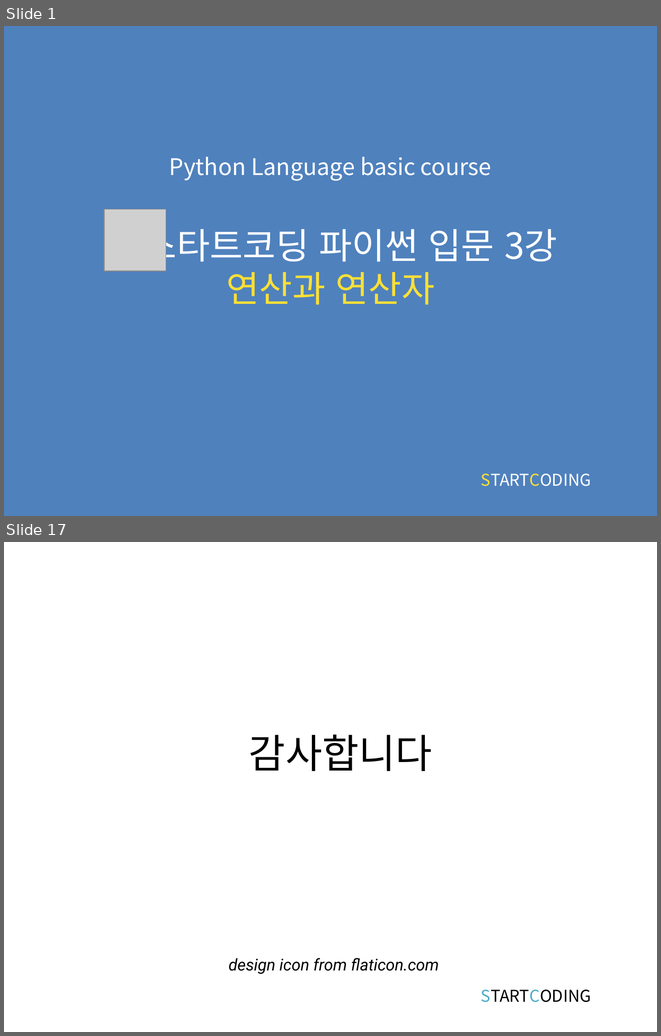
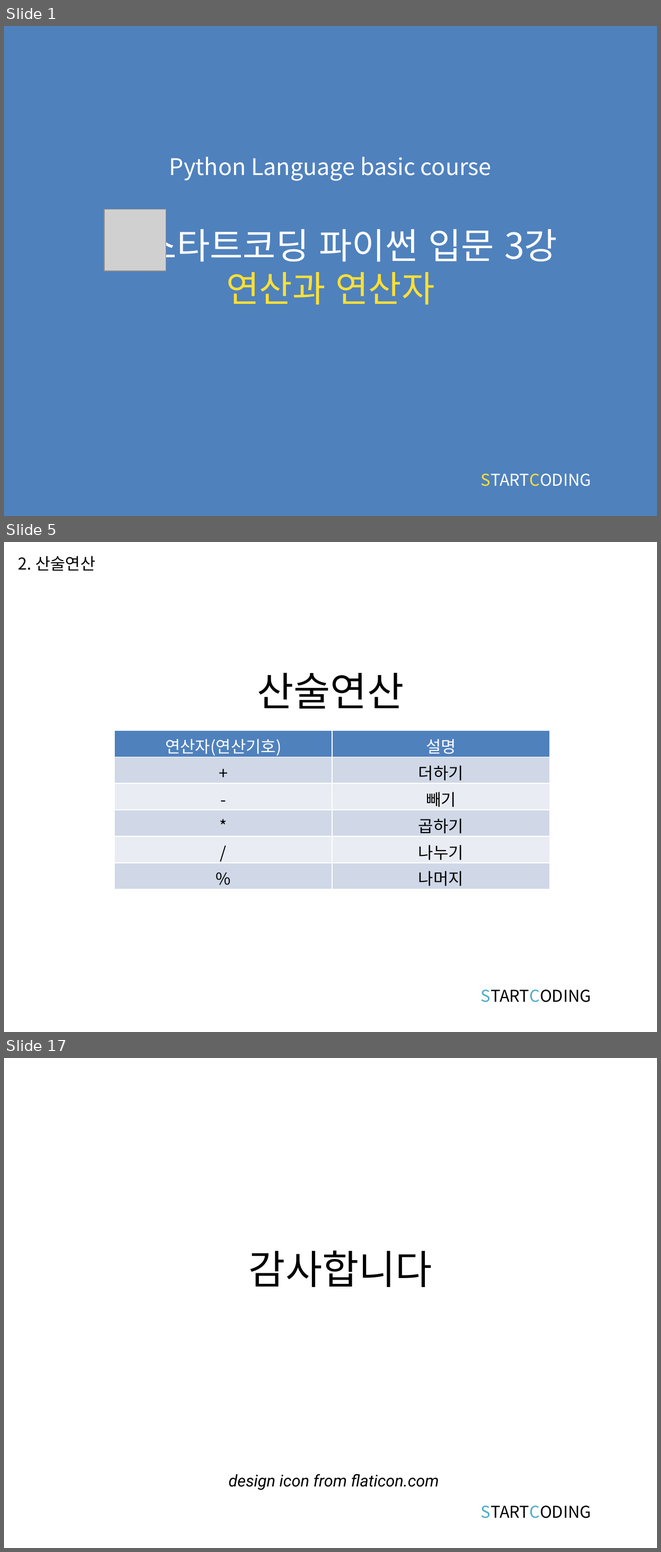
Before and after one commit to kwonkijun/python, a slide deck: 파이썬기초(PPT)/파이썬 기초 3강_연산과 연산자.pptx. Shown one above the other, each under a label of ours: slides 1 and 17 before the commit, slides 1, 5 and 17 after it; the slides between them are not shown. The pictures are 661x1036 and 661x1552 pixels, drawn with LibreOffice and Linux fonts; fonts in the diff are those of the drawing; grey boxes stand for pictures. Boxes give left, top, right and bottom in pixels: in the first picture for what was removed or moved away, otherwise in the second. Text is boxed around its words. In the diff, an @@ line names an element or a change of style, - is before the commit and + after.

```diff
--- a/파이썬기초(PPT)/파이썬 기초 3강_연산과 연산자.pptx
+++ b/파이썬기초(PPT)/파이썬 기초 3강_연산과 연산자.pptx
@@ slide 5 added at bbox=[4, 542, 657, 1032], background #FFFFFF @@
@@ text added at bbox=[18, 556, 95, 571], 18 pt, text #000000 @@
+2. 산술연산
@@ title added at bbox=[257, 672, 404, 708], 44 pt, text #000000 @@
+산술연산
@@ table added at bbox=[114, 730, 549, 891], 6 rows, 2 columns @@
+연산자(연산기호) | 설명
++ | 더하기
+- | 빼기
+* | 곱하기
+/ | 나누기
+% | 나머지
@@ text added at bbox=[481, 989, 591, 1002], 18 pt, text #000000 @@
+STARTCODING
```
Also in this commit, not shown: 2 slides changed, 12 other slides added, 13 slides removed, 6 other files.
